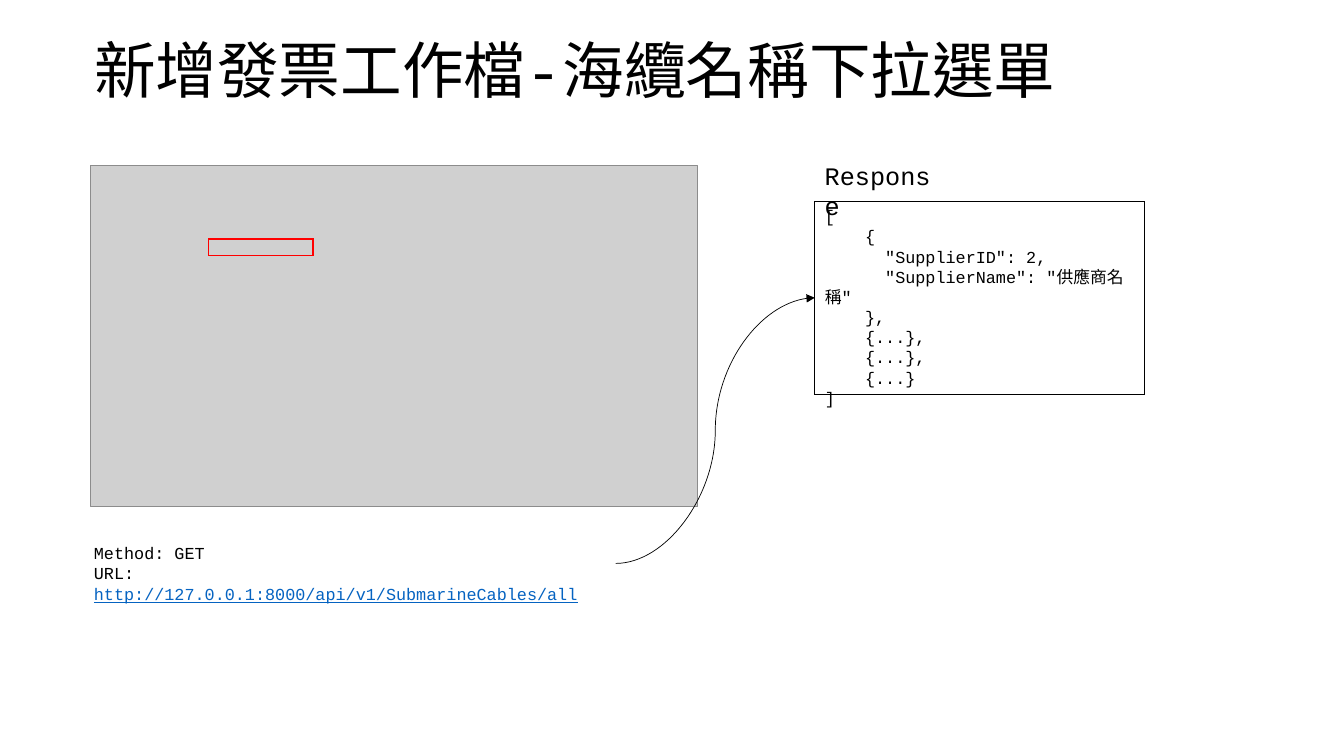
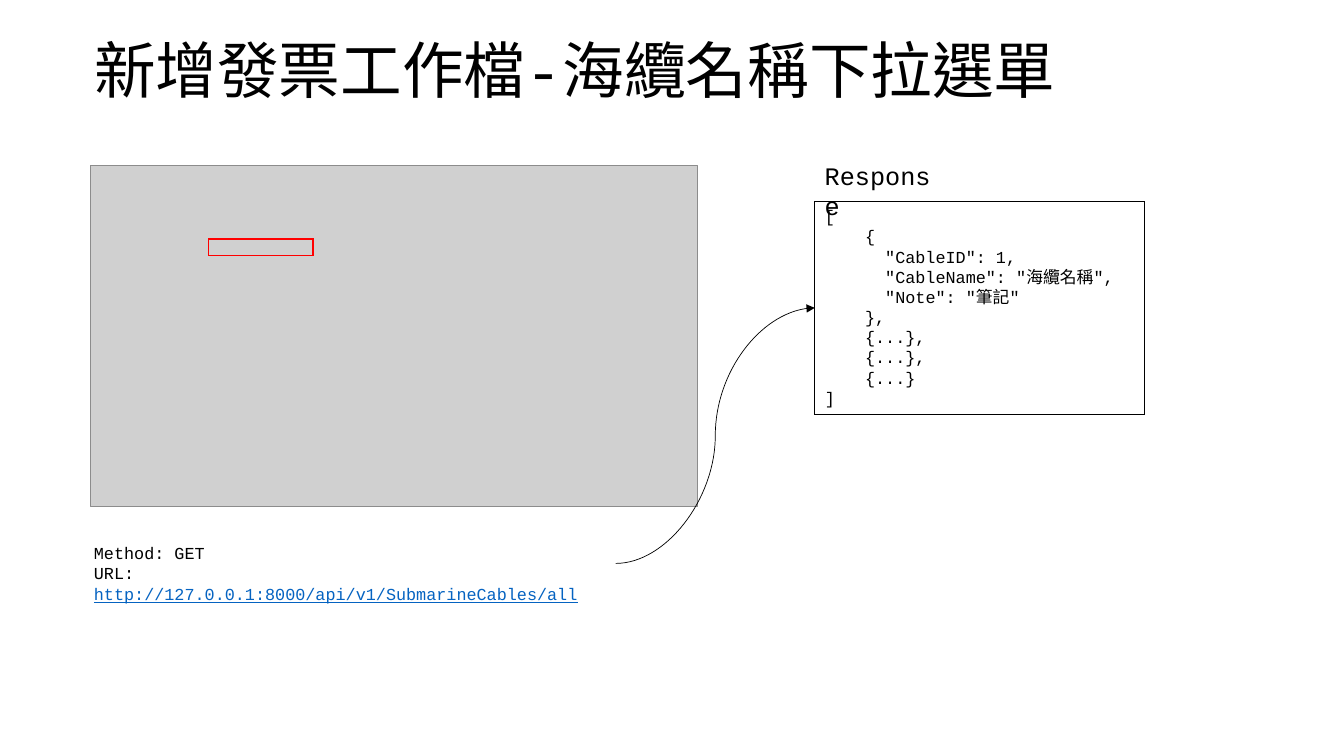
Before and after one commit to appletime81/cbp-sys-api, a slide deck: slide 3 of CBP專案/發票工作主檔&發票工作明細檔API.pptx. Drawn at 1344x756 pixels with LibreOffice and Linux fonts; fonts in the diff are those of the drawing; grey boxes stand for pictures. Boxes give left, top, right and bottom in pixels: in the first picture for what was removed or moved away, otherwise in the second. Text is boxed around its words. In the diff, an @@ line names an element or a change of style, - is before the commit and + after.

```diff
--- a/CBP專案/發票工作主檔&發票工作明細檔API.pptx
+++ b/CBP專案/發票工作主檔&發票工作明細檔API.pptx
@@ rectangle "[": place and size @@
-rectangle "[" at bbox=[815, 201, 1144, 394]
+rectangle "[" at bbox=[815, 201, 1144, 414]
@@ text in rectangle at bbox=[885, 251, 1114, 305]: text changed @@
-"SupplierID": 2,
-"SupplierName": "供應商名稱"
+"CableID": 1,
+"CableName": "海纜名稱",
+"Note": "筆記"
@@ curved arrow moved from (616, 564) - (815, 297) to (616, 564) - (815, 308) @@
```
Also in this commit, not shown: 1 other slide changed, 1 slide added, 12 other files.
